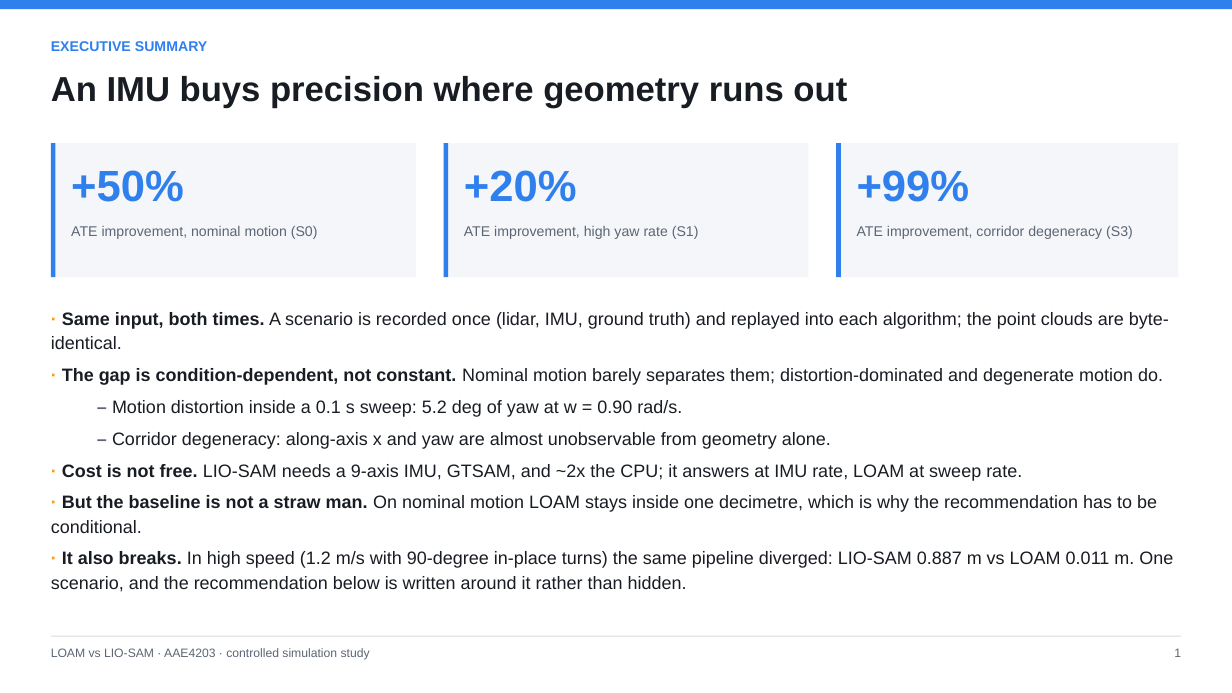
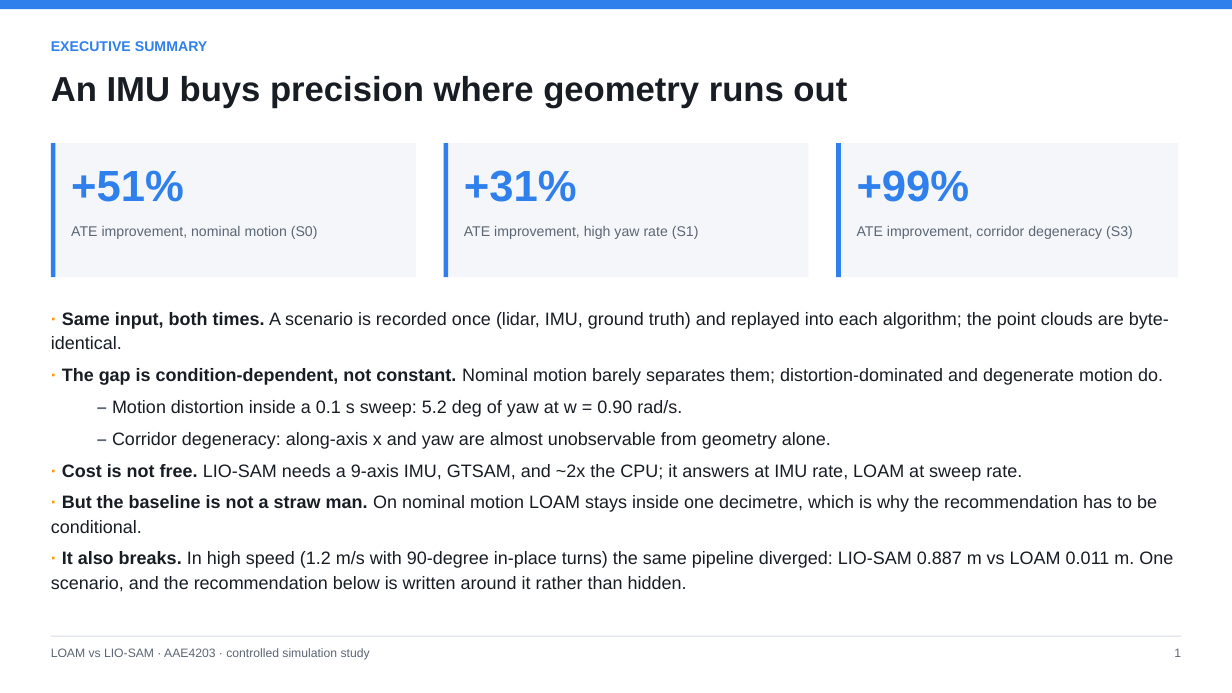
Before and after one commit to broken-pear/AAE4203_LIOSAM_demo, a slide deck: slide 2 of report/LOAM_vs_LIOSAM_comparison.pptx. Drawn at 1232x693 pixels with LibreOffice and Linux fonts; fonts in the diff are those of the drawing. Boxes give left, top, right and bottom in pixels: in the first picture for what was removed or moved away, otherwise in the second. Text is boxed around its words. In the diff, an @@ line names an element or a change of style, - is before the commit and + after.

```diff
--- a/report/LOAM_vs_LIOSAM_comparison.pptx
+++ b/report/LOAM_vs_LIOSAM_comparison.pptx
@@ text at (71, 170, 184, 202): text changed @@
-+50%
++51%
@@ text at (464, 170, 577, 202): text changed @@
-+20%
++31%
```
Also in this commit, not shown: 5 other slides changed, 3 other files.
